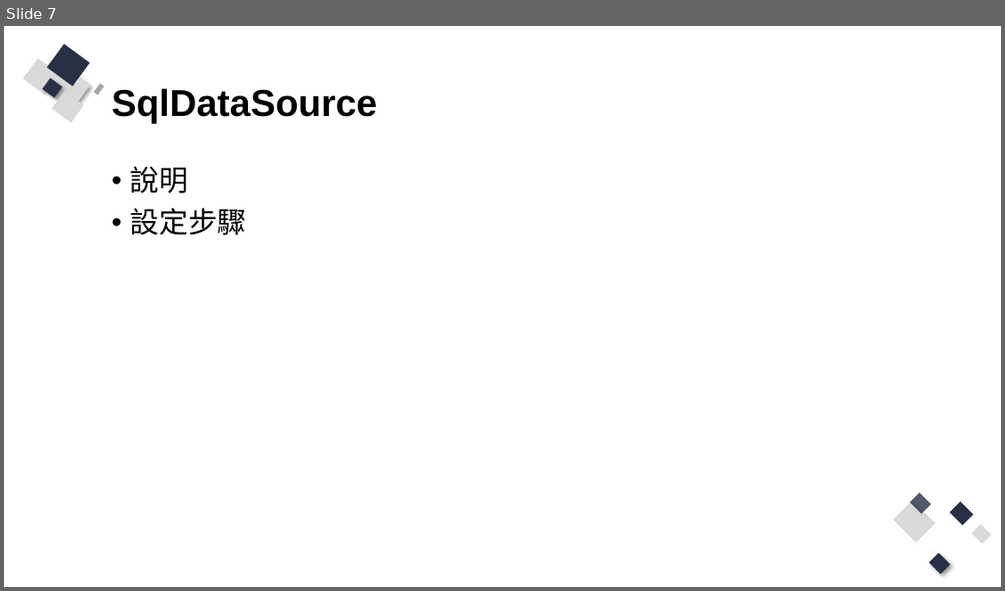
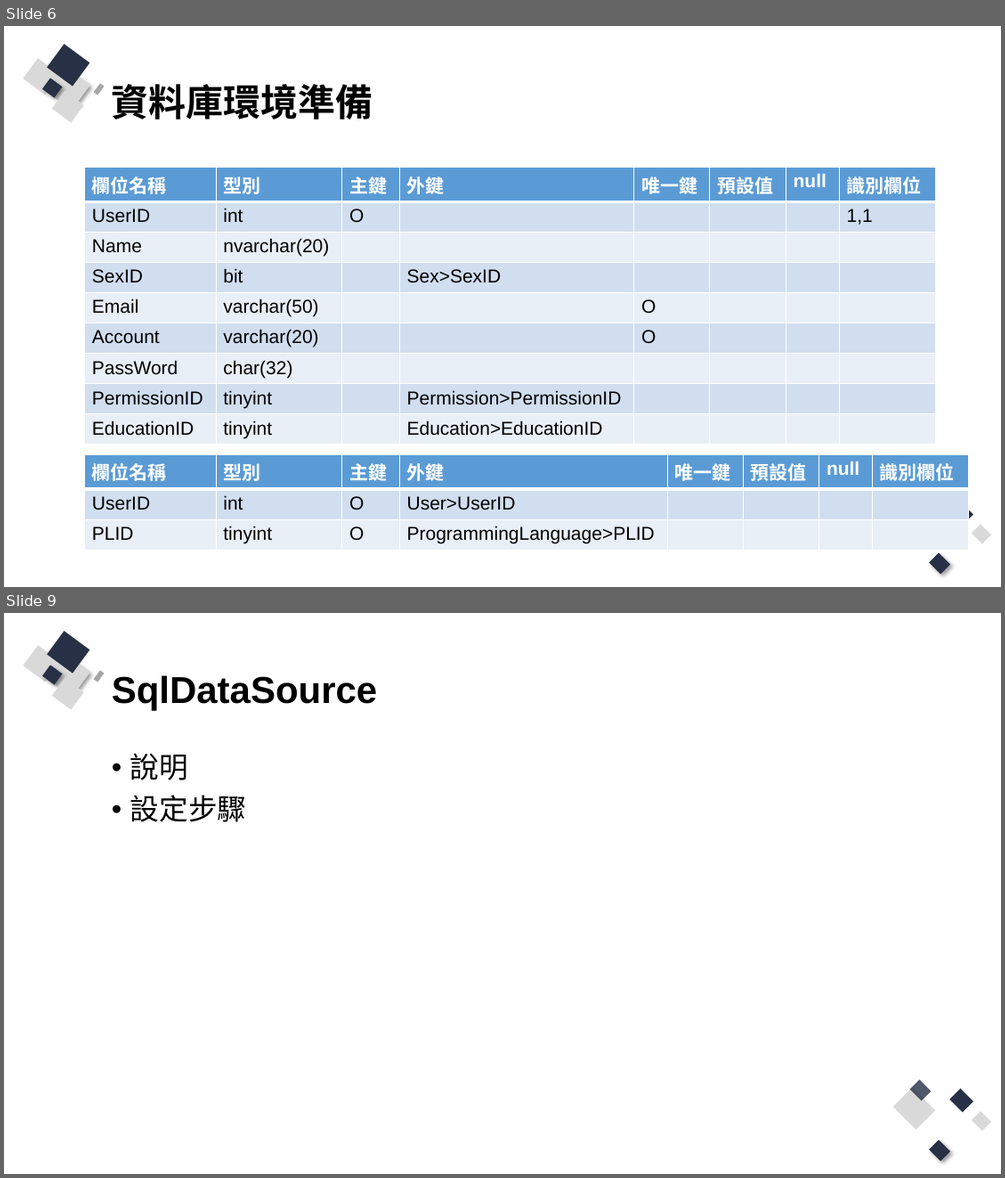
Before and after one commit to Q81JIAXIONG/-, a slide deck: 投影片/3..pptx. Shown one above the other, each under a label of ours: slide 7 before the commit, slides 6 and 9 after it; the slides between them are not shown. The pictures are 1005x591 and 1005x1178 pixels, drawn with LibreOffice and Linux fonts; fonts in the diff are those of the drawing. Boxes give left, top, right and bottom in pixels: in the first picture for what was removed or moved away, otherwise in the second. Text is boxed around its words. In the diff, an @@ line names an element or a change of style, - is before the commit and + after.

Commit message:
準備第3周sqldatasource範例

```diff
--- a/投影片/3..pptx
+++ b/投影片/3..pptx
@@ slide 6 added at (4,26,1001,587), background #FFFFFF; not listed: 13 template elements that a slide beside it also shows @@
@@ title added at (112,84,373,119), 36 pt, text #000000, bold @@
+資料庫環境準備
@@ table added at (85,168,937,442), 9 rows, 8 columns @@
+欄位名稱 | 型別 | 主鍵 | 外鍵 | 唯一鍵 | 預設值 | null | 識別欄位
+UserID | int | O |  |  |  |  | 1,1
+Name | nvarchar(20) |  |  |  |  |  | 
+SexID | bit |  | Sex>SexID |  |  |  | 
+Email | varchar(50) |  |  | O |  |  | 
+Account | varchar(20) |  |  | O |  |  | 
+PassWord | char(32) |  |  |  |  |  | 
+PermissionID | tinyint |  | Permission>PermissionID |  |  |  | 
+EducationID | tinyint |  | Education>EducationID |  |  |  | 
@@ table added at (85,454,970,547), 3 rows, 8 columns @@
+欄位名稱 | 型別 | 主鍵 | 外鍵 | 唯一鍵 | 預設值 | null | 識別欄位
+UserID | int | O | User>UserID |  |  |  | 
+PLID | tinyint | O | ProgrammingLanguage>PLID |  |  |  | 
@@ what was slide 7 is now slide 9 @@
```
Also in this commit, not shown: 4 slides changed, 24 other slides added, 2 slides removed, 12 other files.
